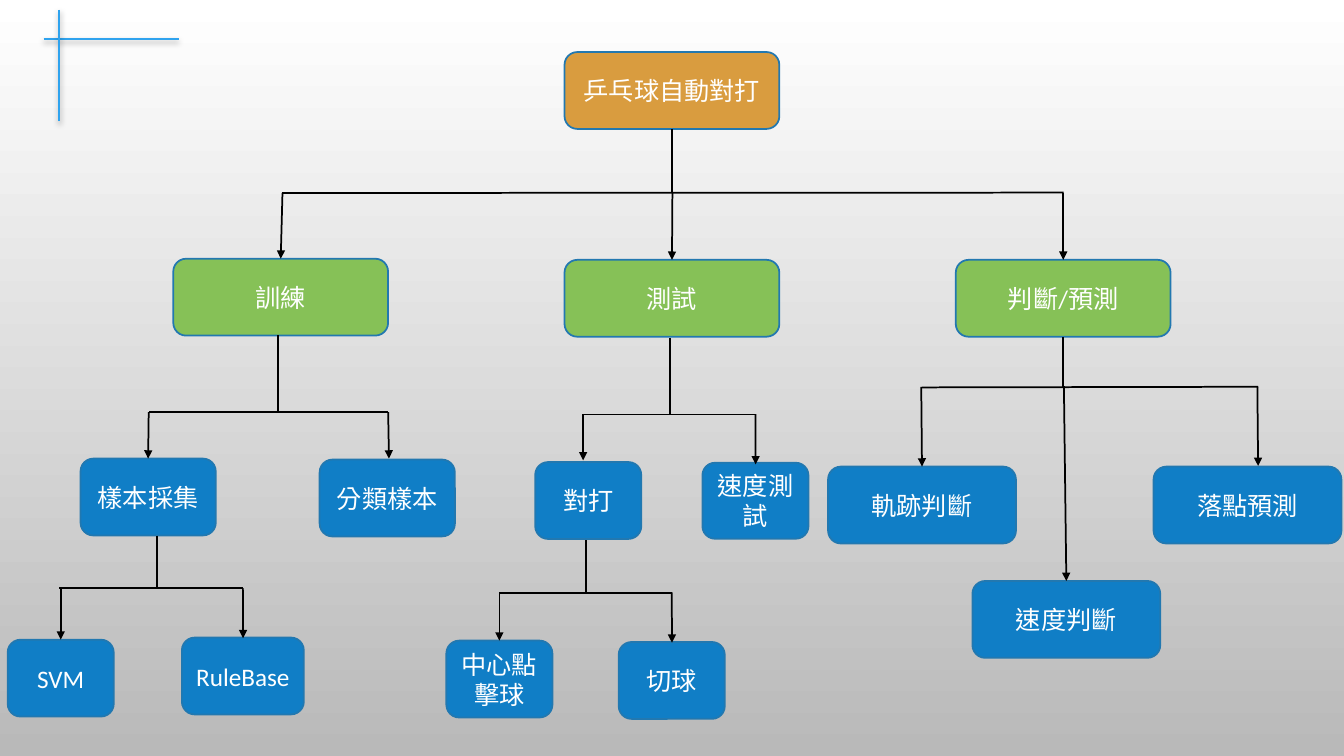
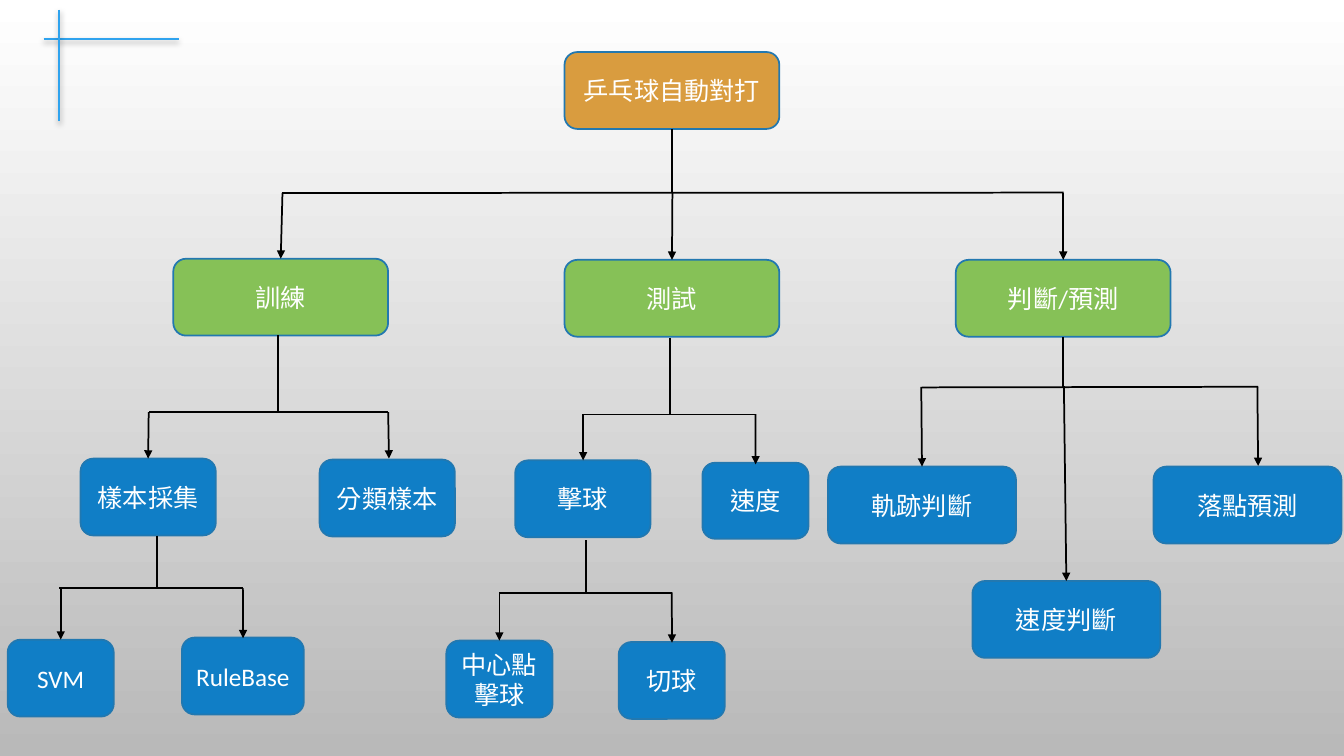
Before and after one commit to liang1127/Liang1127ML, a slide deck: slide 6 of HW5/機器學習實作乒乓球-專案管理.pptx. Drawn at 1344x756 pixels with LibreOffice and Linux fonts; fonts in the diff are those of the drawing; background and template pictures are left out. Boxes give left, top, right and bottom in pixels: in the first picture for what was removed or moved away, otherwise in the second. Text is boxed around its words. In the diff, an @@ line names an element or a change of style, - is before the commit and + after.

```diff
--- a/HW5/機器學習實作乒乓球-專案管理.pptx
+++ b/HW5/機器學習實作乒乓球-專案管理.pptx
@@ rounded rectangle "擊球" resized from (x1=535, y1=462, x2=641, y2=538) to (x1=515, y1=461, x2=650, y2=537) @@
@@ text in rounded rectangle at (x1=558, y1=487, x2=608, y2=510): text changed @@
-對打
+擊球
@@ text in rounded rectangle at (x1=730, y1=488, x2=780, y2=512): text changed @@
-速度測試
+速度
```
Also in this commit, not shown: 1 slide added.
